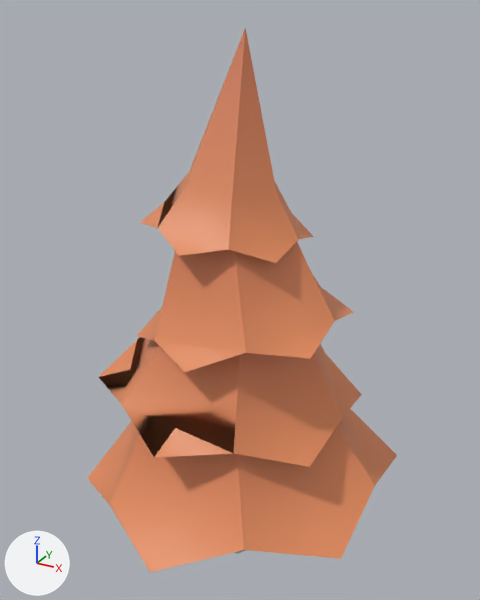
The FBX model Assets/3D Assets/kenney_graveyard-kit/pine-fall-crooked.fbx as it was, and as the next commit left it.
One viewpoint serves both versions: a 50 mm lens placed at (1.14, -2.05, 2.1), pointed at (0.0, 0.03, 1.06). The lights are fixed; the arrows at lower left show +X, +Y and +Z. Where no turn or scale is listed for an object, it has been applied to the vertices. Vertices at the same position are counted once.

Before the edit, the objects in view are built like this:
```python
me_scene = bpy.data.meshes.new('Scene')
me_scene.from_pydata(...)  # 180 vertices, 230 faces; spans x -0.57..0.6, y -0.67..0.67, z 0.0..2.04
me_scene.materials.append(mat_colormap)  # picture img_colormap_png
ob_pine_fall_crooked = bpy.data.objects.new('pine_fall_crooked', me_scene)
ob_pine_fall_crooked.location = (0.0, 0.0, 0.0)
```
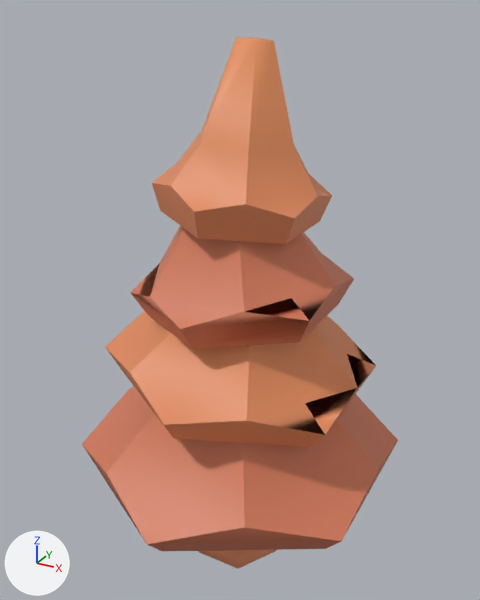
Boxes (x1, y1, x2, y2) around the edits, measured in the pictures (480 x 600 px):
'pine_fall_crooked', reshaped: before (87, 28, 397, 572); after (82, 37, 398, 569)
part 1 of me_scene, rebuilt: before (87, 409, 397, 572); after (82, 386, 398, 551)
part 2 of me_scene, rebuilt: before (99, 337, 362, 467); after (105, 311, 376, 447)
part 3 of me_scene, rebuilt: before (137, 242, 353, 372); after (130, 226, 354, 349)
part 4 of me_scene, rebuilt (12% shorter): before (140, 28, 314, 263); after (152, 37, 332, 244)
part 5 of me_scene, rebuilt: before (234, 550, 246, 554); after (199, 550, 276, 569)

What changed in the scene script:
```text
Change me_scene:
    used by ob_pine_fall_crooked; location = (0.0, 0.0, 0.0)
    remove me_scene.from_pydata(...)  # 180 vertices, 230 faces; spans x -0.57..0.6, y -0.67..0.67, z 0.0..2.04
    add me_scene.from_pydata(...)  # 168 vertices, 300 faces; spans x -0.57..0.61, y -0.67..0.67, z -0.1..2.01
    me_scene part 1: the loose piece of 41 vertices spanning x -0.57..0.6, y -0.67..0.67, z 0.24..0.85 is rebuilt with 36 vertices and now spans x -0.57..0.61, y -0.67..0.67, z 0.32..0.95
    me_scene part 2: the loose piece of 30 vertices spanning x -0.5..0.45, y -0.54..0.54, z 0.63..1.15 is rebuilt with 36 vertices and now spans x -0.45..0.5, y -0.54..0.54, z 0.69..1.3
    me_scene part 3: the loose piece of 30 vertices spanning x -0.34..0.4, y -0.42..0.42, z 0.93..1.48 is rebuilt with 36 vertices and now spans x -0.35..0.39, y -0.42..0.42, z 1.01..1.63
    me_scene part 4: the loose piece of 25 vertices spanning x -0.32..0.25, y -0.32..0.32, z 1.32..2.04 is rebuilt with 36 vertices and now spans x -0.25..0.31, y -0.32..0.32, z 1.38..2.01
    me_scene part 5: the loose piece of 18 vertices spanning x -0.21..0.21, y -0.18..0.18, z 0.0..0.37 is rebuilt with 24 vertices and now spans x -0.24..0.24, y -0.21..0.21, z -0.1..0.32
```
